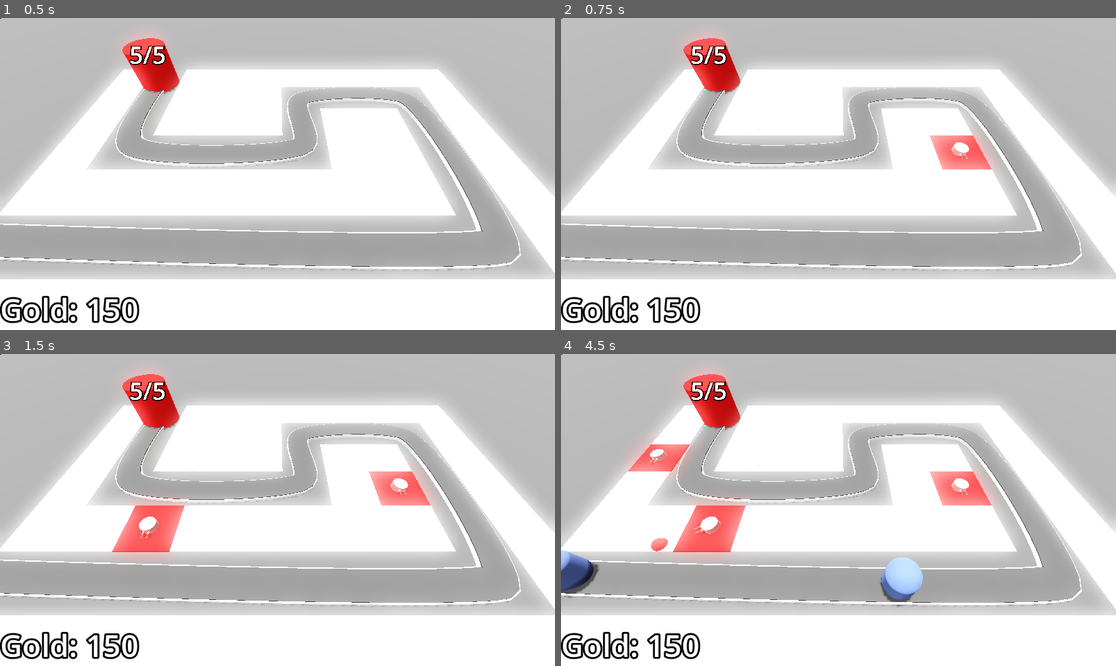
Above: before the commit, frames 1-4 (two rows, left to right).
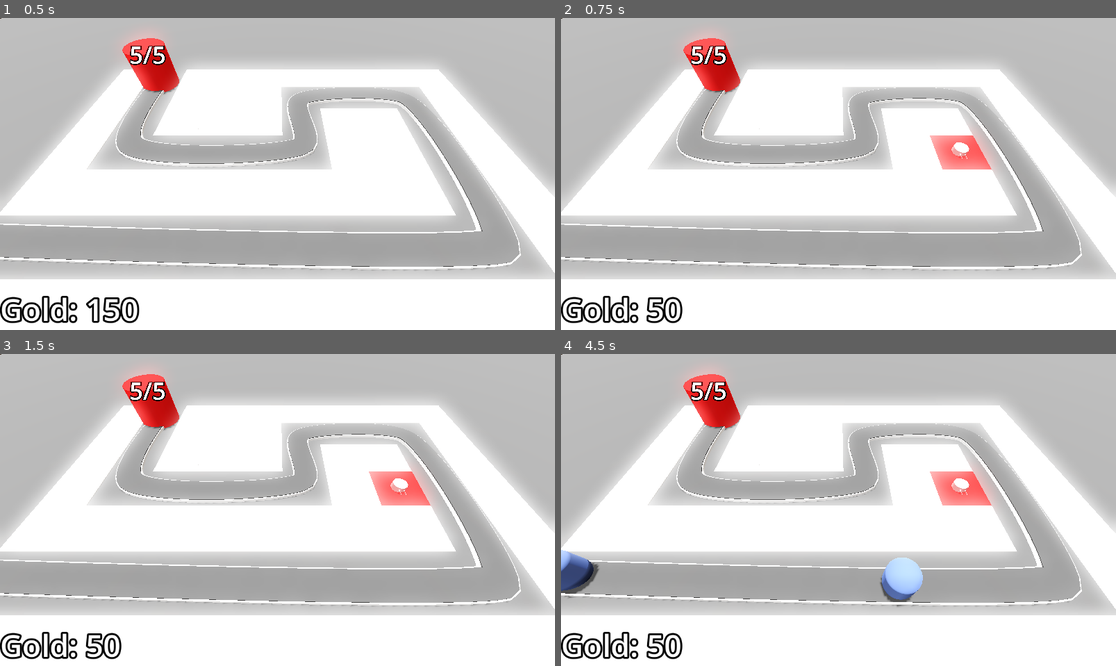
Above: after the commit, the same moments.

Repository: fbcs-jourdan/Barbarian-Blaster
Game: Godot game, scene res://base_level.tscn
Two runs of this game, one before a commit and one after it. Both use one fixed random seed, a clock stepped at 60 frames per second and the inputs below.
Inputs (mouse positions are in pixels of both pictures, inside the frame that each line leads up to):
- Up to frame 1 (0.5 s): no input
- Up to frame 2 (0.75 s): tap Enter at 0.5 s; move the mouse to (960, 158) at 0.52 s; click (960, 158) at 0.6 s
- Up to frame 3 (1.5 s): tap Space at 1.25 s; move the mouse to (166, 525) at 1.27 s; click (166, 525) at 1.35 s
- Up to frame 4 (4.5 s): tap Enter at 2 s; move the mouse to (894, 441) at 2.02 s; click (894, 441) at 2.1 s; move the mouse to (810, 572) at 2.77 s; click (810, 572) at 2.85 s; move the mouse to (1005, 556) at 3.52 s; click (1005, 556) at 3.6 s; move the mouse to (672, 463) at 4.27 s; click (672, 463) at 4.35 s

Frame 1 is identical in both runs. In frame 2, 0.5% of the frame differs, in the area x 15-26%, y 89-98%; in frame 3, 1.9%; in frame 4, 2.6%, in the area x 12-34%, y 28-98%.

Commit message:
add bank and coins

Diff:
--- a/barbarian-blaster/Enemy/enemy.gd
+++ b/barbarian-blaster/Enemy/enemy.gd
@@ -3,11 +3,14 @@
 ## The speed in m/s the enemy will move
 @export var speed :float = 10.0
 @export var max_health := 50
+@export var gold_earned := 25
+
+
 
 @onready var base : Base = get_tree().get_first_node_in_group("Base")
 @onready var animation_player: AnimationPlayer = $AnimationPlayer
 
-
+@onready var bank := get_tree().get_first_node_in_group("Bank")
 var health : int :
 	set(new_health):
 		if health > new_health:
@@ -15,6 +18,7 @@
 		health = new_health
 		if health < 1:
 			queue_free()
+			bank.gold += gold_earned
 
 
 
--- a/barbarian-blaster/RayPickerCamera/ray_picker_camera.gd
+++ b/barbarian-blaster/RayPickerCamera/ray_picker_camera.gd
@@ -2,8 +2,15 @@
 
 @export var gridmap : GridMap
 @export var turret_manager : TurretManager
+@export_enum("easy", "medium", "hard") var difficulty : String = "medium"
+var tower_dict = {"easy":50, "medium":100, "hard":150}
+var tower_cost : int
 
 @onready var ray_cast_3d: RayCast3D = $RayCast3D
+@onready var bank = get_tree().get_first_node_in_group("Bank")
+
+func _ready() -> void:
+	tower_cost = tower_dict[difficulty]
 
 func _process(delta: float) -> void:
 	var mouse_position : Vector2 = get_viewport().get_mouse_position()
@@ -14,11 +21,11 @@
 
 	#printt(ray_cast_3d.get_collider(), ray_cast_3d.get_collision_point())
 
+
 	if ray_cast_3d.is_colliding():
 		var collider = ray_cast_3d.get_collider()
 		Input.set_default_cursor_shape(Input.CURSOR_POINTING_HAND)
-		if collider is GridMap:
-
+		if collider is GridMap and bank.gold >= tower_cost:
 			var collision_point = ray_cast_3d.get_collision_point()
 			var cell = gridmap.local_to_map(collision_point)
 			if Input.is_action_just_pressed("click"):
@@ -26,5 +33,6 @@
 					gridmap.set_cell_item(cell, 1)
 					var tile_position = gridmap.map_to_local(cell)
 					turret_manager.build_turret(tile_position)
+					bank.gold -= tower_cost
 	else:
 		Input.set_default_cursor_shape(Input.CURSOR_ARROW)
--- a/barbarian-blaster/base_level.tscn
+++ b/barbarian-blaster/base_level.tscn
@@ -129,7 +129,7 @@
 [node name="TurretManager" parent="." node_paths=PackedStringArray("enemy_path") instance=ExtResource("5_ftfrf")]
 enemy_path = NodePath("../EnemyPath")
 
-[node name="Bank" type="MarginContainer" parent="."]
+[node name="Bank" type="MarginContainer" parent="." groups=["Bank"]]
 anchors_preset = 15
 anchor_right = 1.0
 anchor_bottom = 1.0
@@ -138,7 +138,7 @@
 mouse_filter = 2
 script = ExtResource("7_2elnx")
 
-[node name="Label" type="Label" parent="Bank"]
+[node name="Label" type="Label" parent="Bank" groups=["Bank"]]
 layout_mode = 2
 size_flags_horizontal = 0
 size_flags_vertical = 8
--- a/barbarian-blaster/project.godot
+++ b/barbarian-blaster/project.godot
@@ -19,6 +19,7 @@
 
 Base=""
 enemy_area=""
+Bank=""
 
 [input]
 
